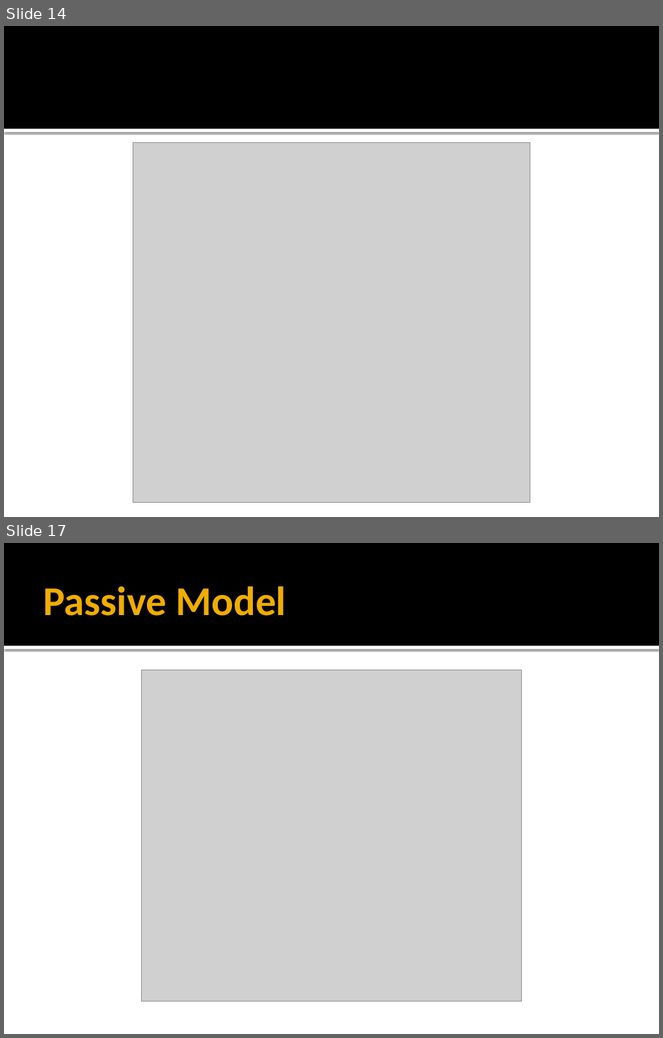
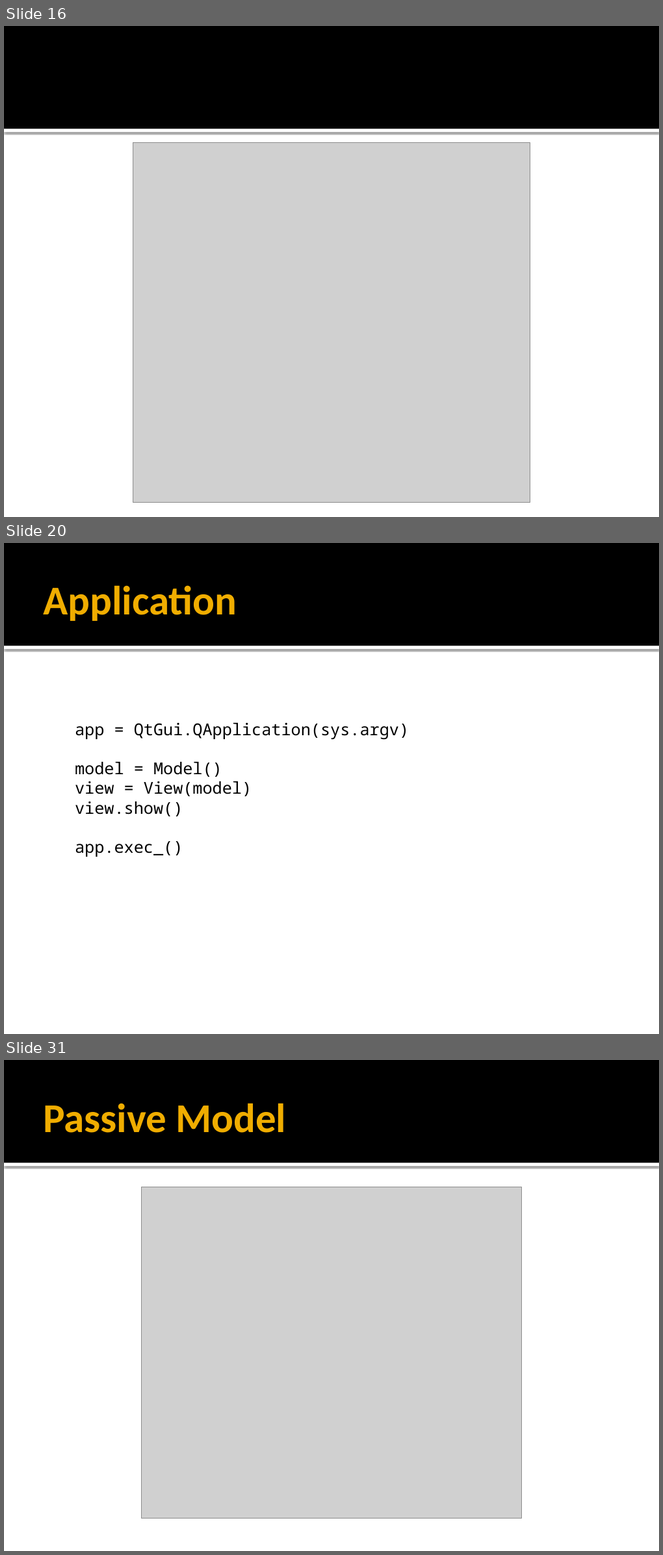
Before and after one commit to iv-sergius/ood, a slide deck: lectures/16.mvxx/mvxx.pptx. Shown one above the other, each under a label of ours: slides 14 and 17 before the commit, slides 16, 20 and 31 after it; the slides between them are not shown. The pictures are 663x1038 and 663x1555 pixels, drawn with LibreOffice and Linux fonts; fonts in the diff are those of the drawing; grey boxes stand for pictures. Boxes give left, top, right and bottom in pixels: in the first picture for what was removed or moved away, otherwise in the second. Text is boxed around its words. In the diff, an @@ line names an element or a change of style, - is before the commit and + after.

```diff
--- a/lectures/16.mvxx/mvxx.pptx
+++ b/lectures/16.mvxx/mvxx.pptx
@@ slide 20 added at box(4, 543, 659, 1034), background #FFFFFF; not listed: 2 template elements that a slide beside it also shows @@
@@ title added at box(43, 585, 237, 621), 45 pt, text #F0AD00, bold @@
+Application
@@ text added at box(75, 723, 409, 857), 18 pt, text #000000 @@
+app = QtGui.QApplication(sys.argv)
+model = Model()
+view = View(model)
+view.show()
+app.exec_()
@@ what was slide 14 is now slide 16 @@
@@ what was slide 17 is now slide 31 @@
```
Also in this commit, not shown: 5 slides changed, 23 other slides added, 3 slides removed, 3 other files.
